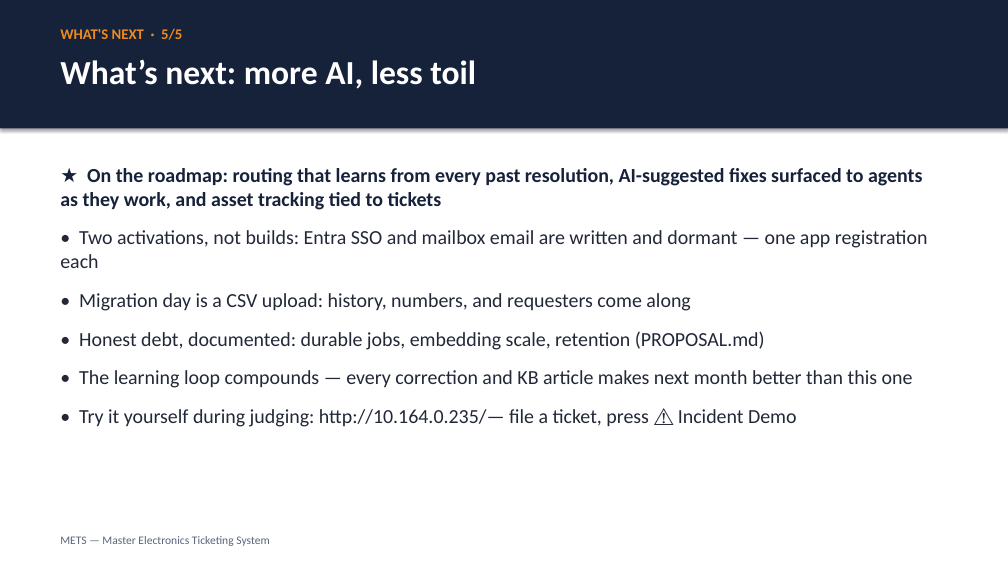
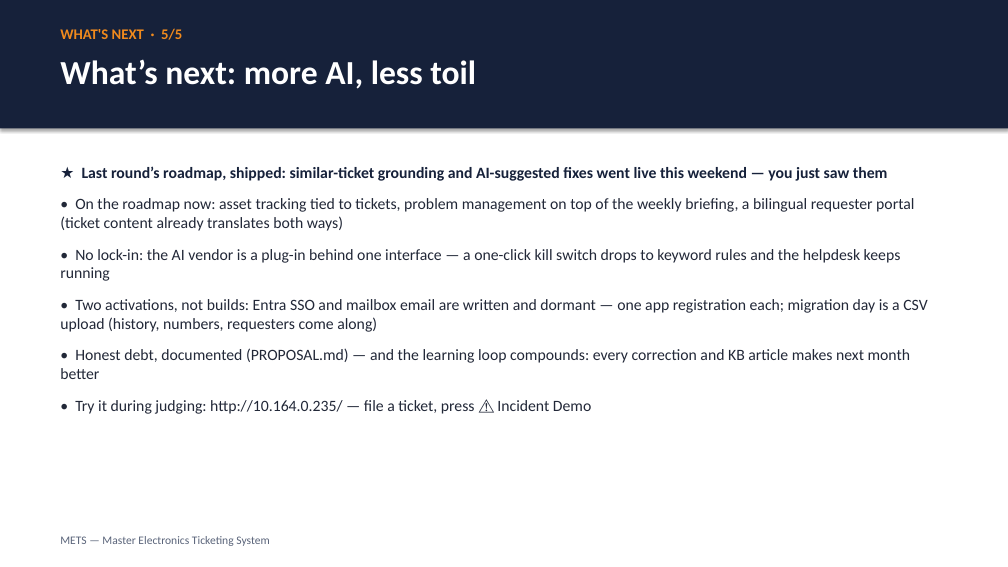
Before and after one commit to justin-rh/mets, a slide deck: slide 5 of docs/DECK.pptx. Drawn at 1008x567 pixels with LibreOffice and Linux fonts; fonts in the diff are those of the drawing. Boxes give left, top, right and bottom in pixels: in the first picture for what was removed or moved away, otherwise in the second. Text is boxed around its words. In the diff, an @@ line names an element or a change of style, - is before the commit and + after.

```diff
--- a/docs/DECK.pptx
+++ b/docs/DECK.pptx
@@ text at (60, 166, 927, 414): text changed; size 19 to 15 pt @@
-★ On the roadmap: routing that learns from every past resolution, AI-suggested fixes surfaced to agents as they work, and asset tracking tied to tickets
-• Two activations, not builds: Entra SSO and mailbox email are written and dormant — one app registration each
-• Migration day is a CSV upload: history, numbers, and requesters come along
-• Honest debt, documented: durable jobs, embedding scale, retention (PROPOSAL.md)
-• The learning loop compounds — every correction and KB article makes next month better than this one
-• Try it yourself during judging: http://10.164.0.235/— file a ticket, press ⚠️ Incident Demo
+★ Last round’s roadmap, shipped: similar-ticket grounding and AI-suggested fixes went live this weekend — you just saw them
+• On the roadmap now: asset tracking tied to tickets, problem management on top of the weekly briefing, a bilingual requester portal (ticket content already translates both ways)
+• No lock-in: the AI vendor is a plug-in behind one interface — a one-click kill switch drops to keyword rules and the helpdesk keeps running
+• Two activations, not builds: Entra SSO and mailbox email are written and dormant — one app registration each; migration day is a CSV upload (history, numbers, requesters come along)
+• Honest debt, documented (PROPOSAL.md) — and the learning loop compounds: every correction and KB article makes next month better
+• Try it during judging: http://10.164.0.235/ — file a ticket, press ⚠️ Incident Demo
```
Also in this commit, not shown: 3 other slides changed, 1 other file.
